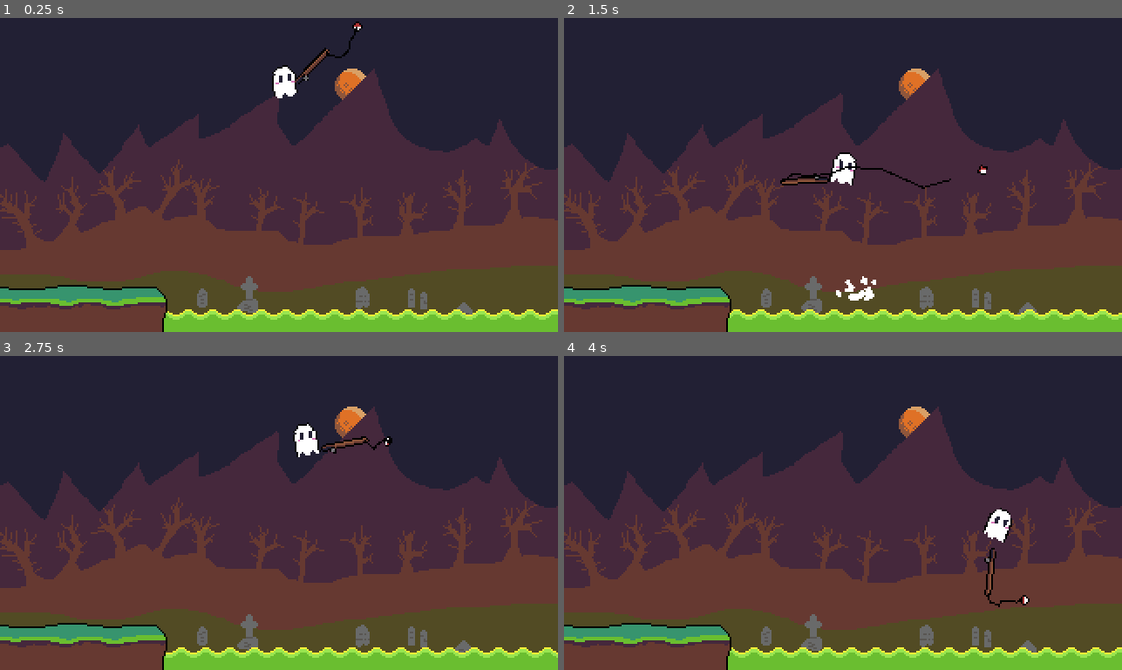
Above: before the commit, frames 1-4 (two rows, left to right).
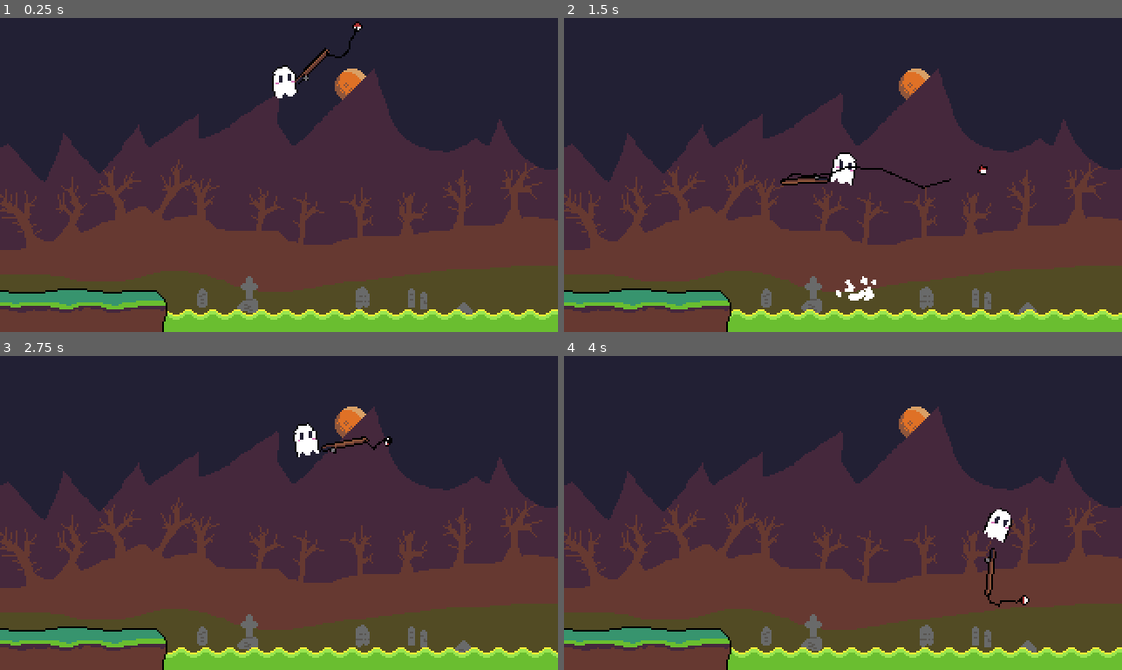
Above: after the commit, the same moments.

Repository: thomz12/LD58
Game: Godot game, scene res://scenes/main.tscn
The game is run twice, just before and just after one commit, with the same random seed, the same clock (stepped at 60 frames per second) and the same inputs.
Inputs (mouse positions are in pixels of both pictures, inside the frame that each line leads up to):
- Up to frame 1 (0.25 s): no input
- Up to frame 2 (1.5 s): move the mouse to (965, 159) at 0.52 s; move the mouse to (731, 190) at 1.27 s
- Up to frame 3 (2.75 s): move the mouse to (334, 443) at 2.02 s
- Up to frame 4 (4 s): move the mouse to (815, 575) at 2.77 s; move the mouse to (1010, 560) at 3.52 s

The runs differ from the first frame. In frame 1, 1.5% of the frame differs, in the area x 0-30%, y 85-97%; in frame 2, 1.5%; in frame 3, 1.5%; in frame 4, 1.5%.

Commit message:
upgrade art

Diff:
--- a/ld-58/scenes/main.tscn
+++ b/ld-58/scenes/main.tscn
@@ -44,10 +44,10 @@
 position = Vector2(-93, 1)
 
 [node name="Sprite2D" type="Sprite2D" parent="Platform"]
-position = Vector2(142, 173)
+position = Vector2(142, 169)
 texture = ExtResource("2_jyhfs")
 region_enabled = true
-region_rect = Rect2(-0.5793457, 60.02343, 98.01318, 47.98027)
+region_rect = Rect2(-0.5793457, 47.451057, 98.01318, 60.552643)
 
 [node name="CollisionShape2D" type="CollisionShape2D" parent="Platform"]
 position = Vector2(-8.7599945, 174)
Binary file added: ld-58/sprites/upgrades.png
Not shown, added: ld-58/sprites/upgrades.png.import
